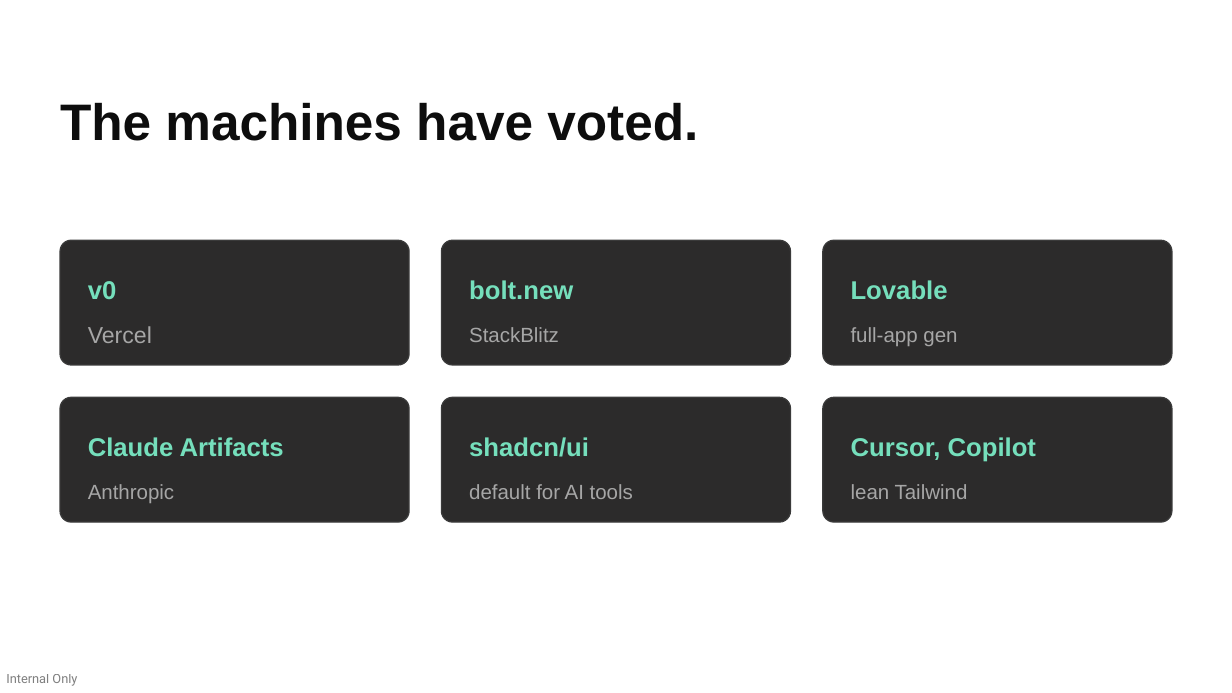
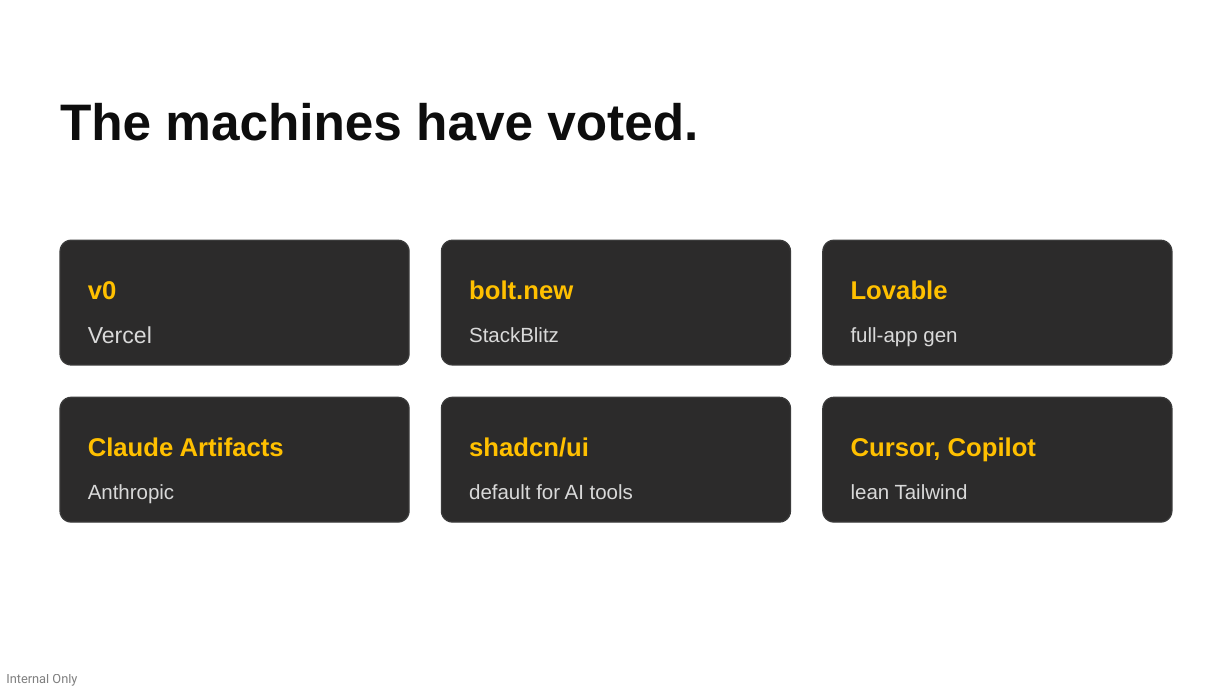
Before and after one commit to devlinduldulao/llm-loves-tailwind-and-js, a slide deck: slide 7 of why-llms-love-tailwind-conf.pptx. Drawn at 1232x693 pixels with LibreOffice and Linux fonts; fonts in the diff are those of the drawing. Boxes give left, top, right and bottom in pixels: in the first picture for what was removed or moved away, otherwise in the second. Text is boxed around its words. In the diff, an @@ line names an element or a change of style, - is before the commit and + after.

```diff
--- a/why-llms-love-tailwind-conf.pptx
+++ b/why-llms-love-tailwind-conf.pptx
@@ text colour #75DFBC to #FFC000 in 6 elements at [88,281,117,300], [469,280,573,300], [851,280,948,300], [88,437,284,457], [469,437,589,457], [851,437,1036,462] @@
@@ text colour #A6A6A6 to #D9D9D9 in 6 elements at [88,326,152,343], [469,327,559,342], [851,327,957,347], [88,484,174,504], [469,484,633,499], [851,484,968,499] @@
```
Also in this commit, not shown: 4 other slides changed.
